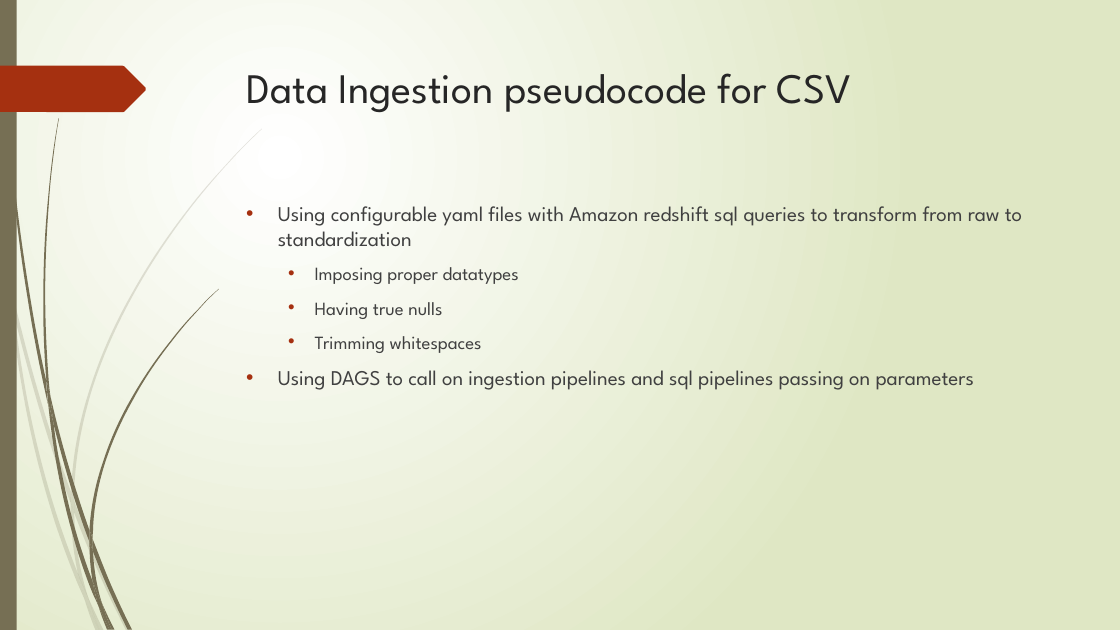
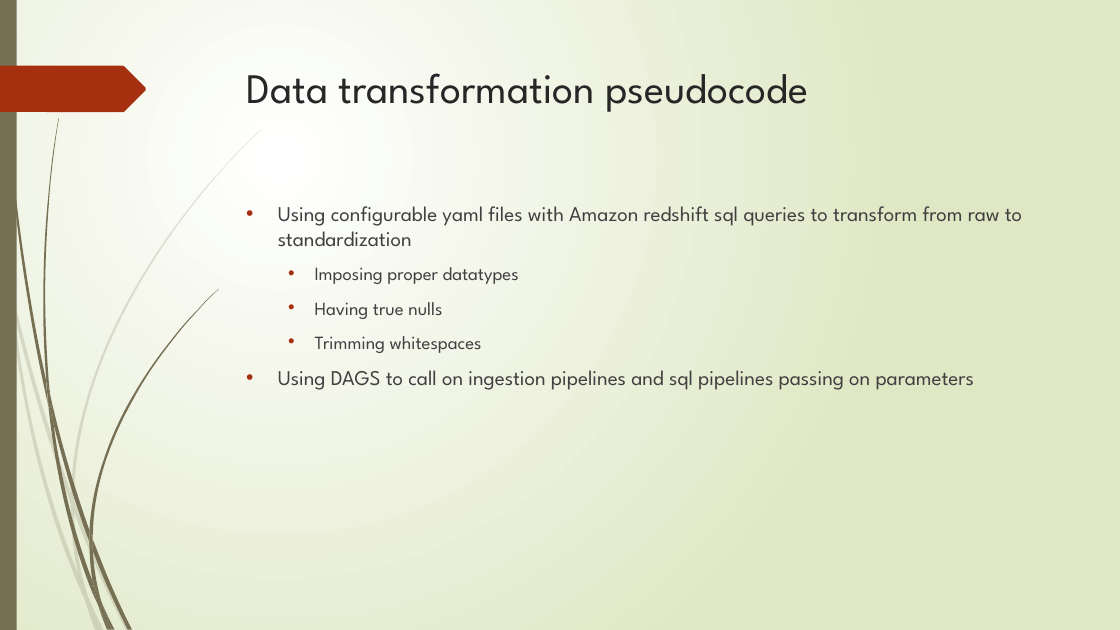
Before and after one commit to gabrielchanyk/food_insights_data_engineering, a slide deck: slide 23 of InsightEats Case Study.pptx (slide 22 before the commit). Drawn at 1120x630 pixels with LibreOffice and Linux fonts; fonts in the diff are those of the drawing. Boxes give left, top, right and bottom in pixels: in the first picture for what was removed or moved away, otherwise in the second. Text is boxed around its words. In the diff, an @@ line names an element or a change of style, - is before the commit and + after.

```diff
--- a/InsightEats Case Study.pptx
+++ b/InsightEats Case Study.pptx
@@ title at (247,73,808,112): text changed @@
-Data Ingestion pseudocode for CSV
+Data transformation pseudocode
```
Also in this commit, not shown: 8 other slides changed, 1 slide added, 2 slides removed, 7 other files.
